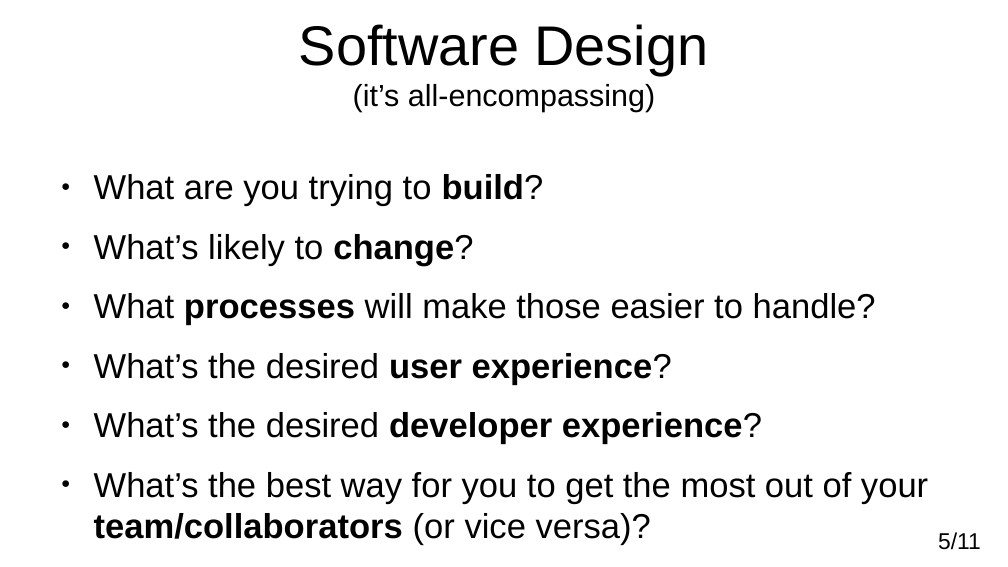
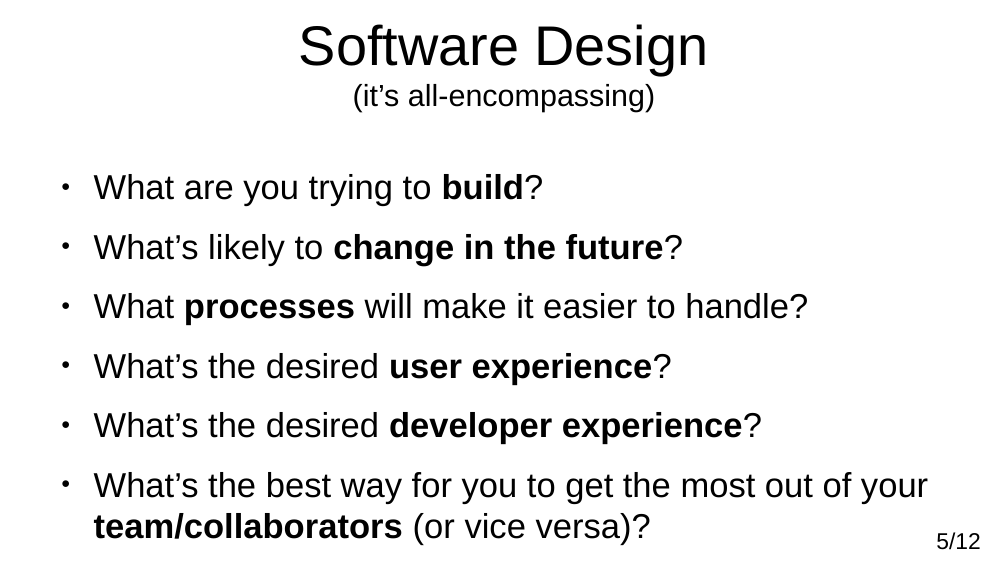
Before and after one commit to adamkewley/rse-meetups, a slide deck: slide 5 of 3_SoftwareDesign/PresentationSlides.odp. Drawn at 1008x567 pixels with LibreOffice and Linux fonts; fonts in the diff are those of the drawing. Boxes give left, top, right and bottom in pixels: in the first picture for what was removed or moved away, otherwise in the second. Text is boxed around its words. In the diff, an @@ line names an element or a change of style, - is before the commit and + after.

```diff
--- a/3_SoftwareDesign/PresentationSlides.odp
+++ b/3_SoftwareDesign/PresentationSlides.odp
@@ text at [94,234,808,326]: text changed @@
-● What’s likely to change?
-● What processes will make those easier to handle?
+● What’s likely to change in the future?
+● What processes will make it easier to handle?
@@ page number at [936,532,980,550]: text changed @@
-5/11
+5/12
```
Also in this commit, not shown: 5 other slides changed, 1 slide added.
